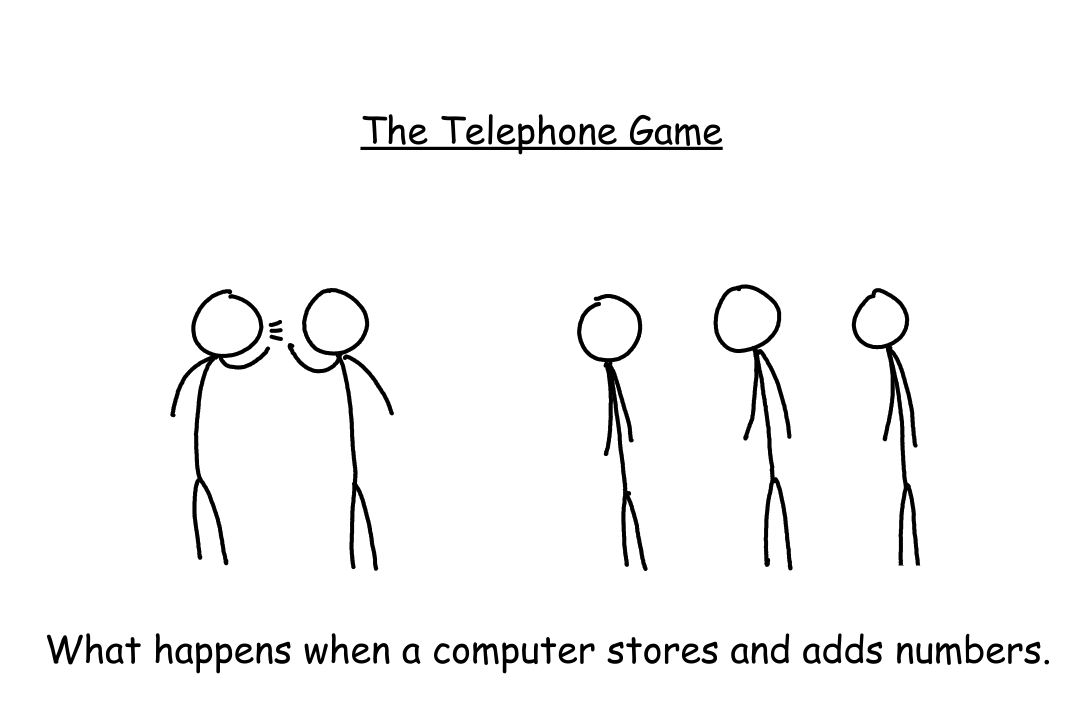
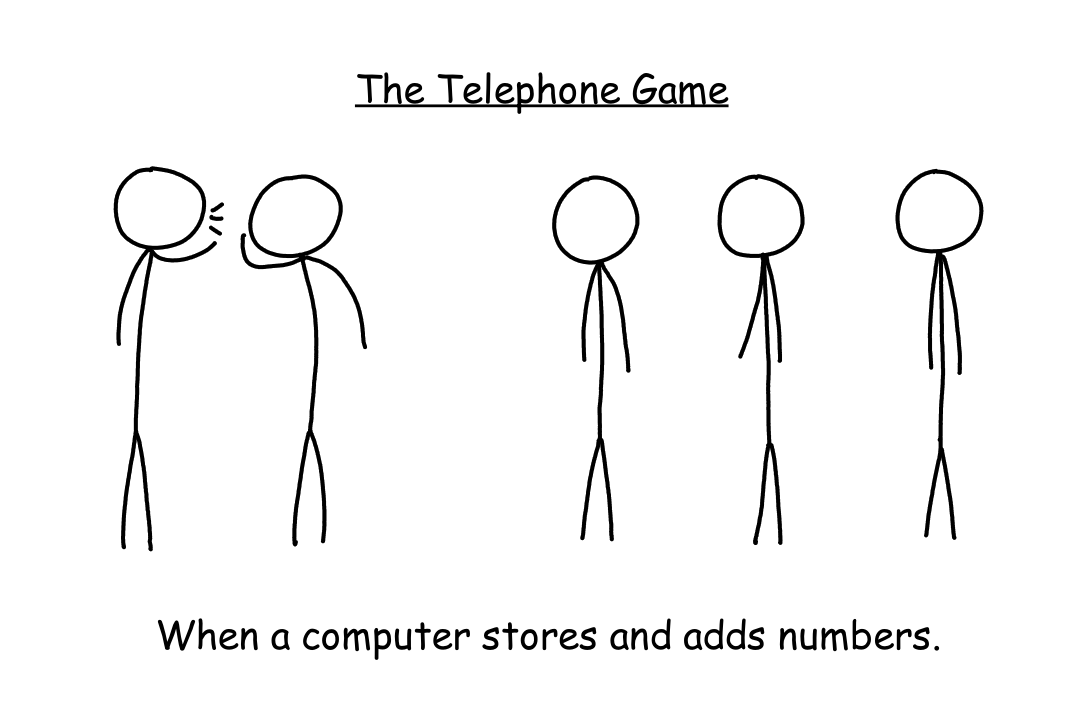
Layer changes from the first 1080 x 720 image to the second:
renamed "Person 5" to "Paint Layer 1", painted on it over [left=50, top=126, right=1010, bottom=668]
removed layer "Person 4" over [left=713, top=220, right=793, bottom=571]
removed layer "Person 3" over [left=577, top=290, right=648, bottom=571]
removed layer "Person 2" over [left=234, top=281, right=394, bottom=571]
removed layer "Person 1" over [left=114, top=217, right=362, bottom=570]
